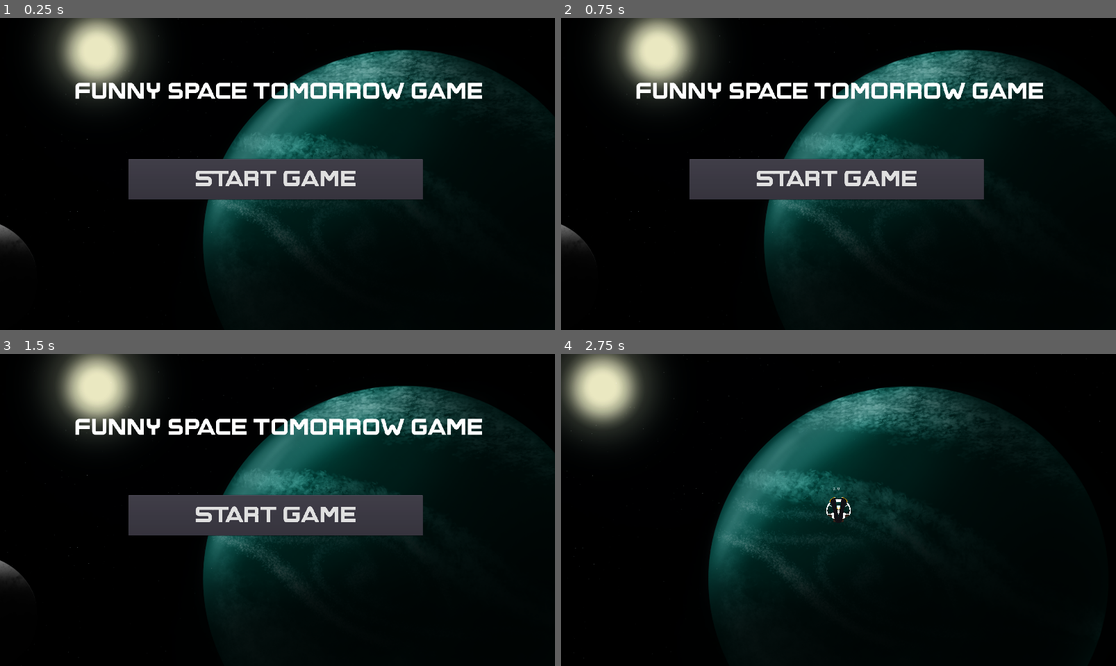
Above: before the commit, frames 1-4 (two rows, left to right).
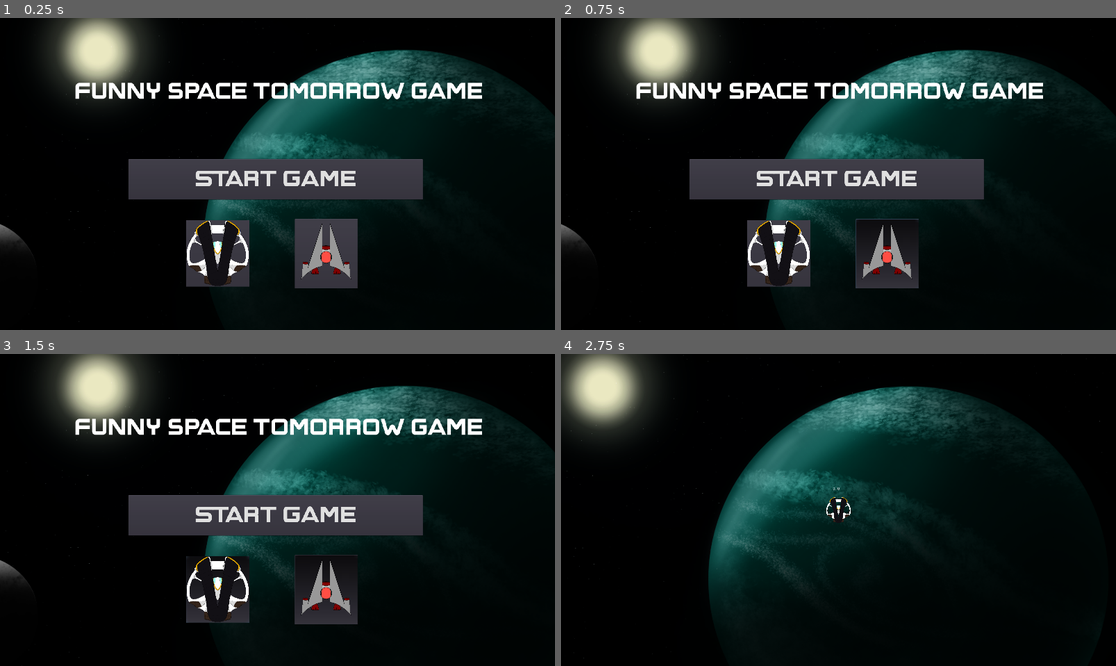
Above: after the commit, the same moments.

Repository: Muxed0/project_tomorrow
Game: Godot game, scene res://ui/main_menu/main_menu.tscn
The game is run twice, just before and just after one commit, with the same random seed, the same clock (stepped at 60 frames per second) and the same inputs.
Inputs (mouse positions are in pixels of both pictures, inside the frame that each line leads up to):
- Up to frame 1 (0.25 s): no input
- Up to frame 2 (0.75 s): click (888, 255) at 0.52 s
- Up to frame 3 (1.5 s): click (216, 588) at 1.27 s
- Up to frame 4 (2.75 s): click "Start Game" at 2 s

The runs differ from the first frame. In frame 1, 4.5% of the frame differs, in the area x 0-70%, y 0-87%; in frame 2, 3.6%; in frame 3, 3.3%; in frame 4, nothing differs.

Commit message:
Added second ship

Diff:
--- a/game/ui/main_menu/main_menu.tscn
+++ b/game/ui/main_menu/main_menu.tscn
@@ -1,8 +1,10 @@
-[gd_scene load_steps=4 format=2]
+[gd_scene load_steps=6 format=2]
 
 [ext_resource path="res://ui/main_menu/boombox_font.tres" type="DynamicFont" id=1]
 [ext_resource path="res://world/battle/background01.png" type="Texture" id=2]
 [ext_resource path="res://ui/main_menu/main_menu.gd" type="Script" id=3]
+[ext_resource path="res://entities/player/ships/Ship 1.png" type="Texture" id=4]
+[ext_resource path="res://entities/player/ships/ship02.png" type="Texture" id=5]
 
 [node name="main_menu" type="Control"]
 anchor_right = 1.0
@@ -13,7 +15,7 @@
 }
 
 [node name="Sprite" type="Sprite" parent="."]
-position = Vector2( 1152.82, 538.103 )
+position = Vector2( 1154.6, 538.103 )
 texture = ExtResource( 2 )
 
 [node name="Label" type="Label" parent="."]
@@ -27,7 +29,7 @@
 "_edit_use_anchors_": false
 }
 
-[node name="Button" type="Button" parent="."]
+[node name="start_button" type="Button" parent="."]
 margin_left = 444.216
 margin_top = 489.09
 margin_right = 1463.21
@@ -38,4 +40,25 @@
 "_edit_use_anchors_": false
 }
 
-[connection signal="pressed" from="Button" to="." method="_on_Button_pressed"]
+[node name="ship1_select_button" type="Button" parent="."]
+margin_left = 1020.0
+margin_top = 696.0
+margin_right = 2105.0
+margin_bottom = 1896.0
+rect_scale = Vector2( 0.2, 0.2 )
+toggle_mode = true
+icon = ExtResource( 5 )
+
+[node name="ship2_select_button" type="Button" parent="."]
+margin_left = 644.0
+margin_top = 700.0
+margin_right = 1791.0
+margin_bottom = 1908.0
+rect_scale = Vector2( 0.19, 0.19 )
+toggle_mode = true
+icon = ExtResource( 4 )
+__meta__ = {
+"_edit_use_anchors_": false
+}
+
+[connection signal="pressed" from="start_button" to="." method="_on_Button_pressed"]
Binary file added: game/entities/player/ships/ship02.png
Not shown, added: game/entities/player/ships/ship02.png.import
Not shown, added: art/ship02.png
Not shown, added: art/ship2.kra
Not shown, added: art/ship2_beta.kra
